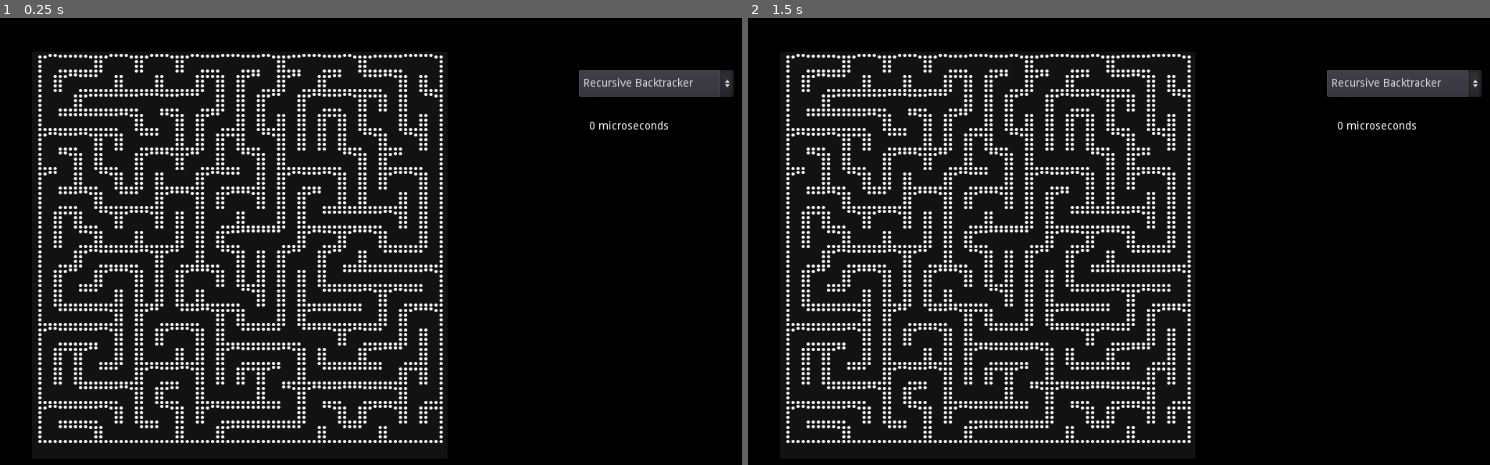
Above: before the commit, frames 1-2 (left to right).
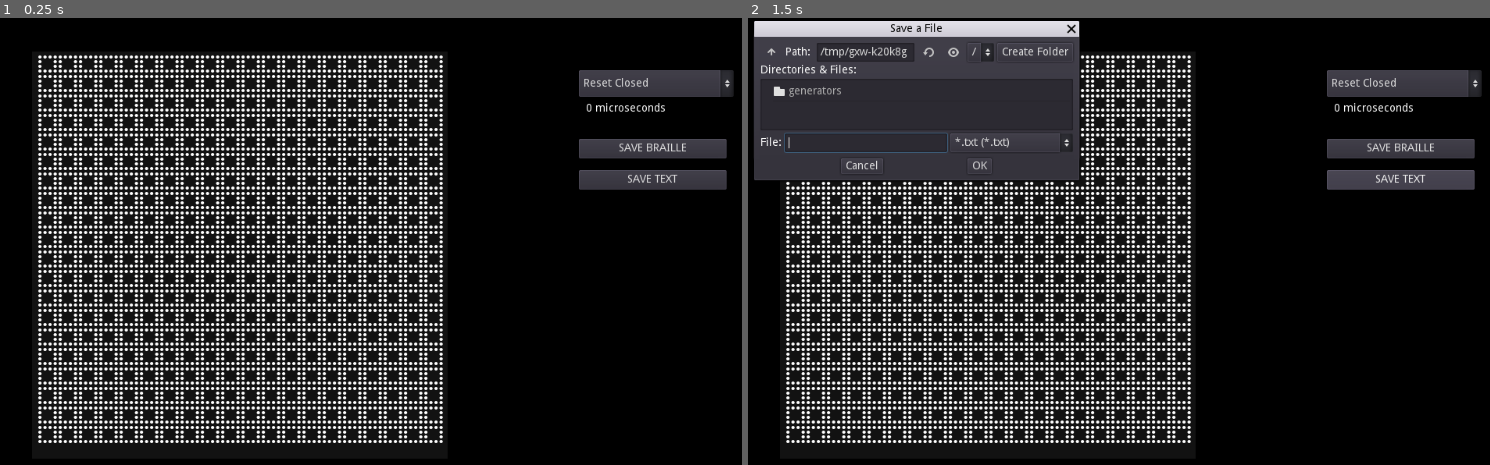
Above: after the commit, the same moments.

Repository: notnullgames/godot-maze
Game: Godot game, scene res://Demo.tscn
Two runs of this game, one before a commit and one after it. Both use one fixed random seed, a clock stepped at 60 frames per second and the inputs below.
Inputs (mouse positions are in pixels of both pictures, inside the frame that each line leads up to):
- Up to frame 1 (0.25 s): no input
- Up to frame 2 (1.5 s): click (1400, 147) at 0.5 s, where only the run after the commit has a clickable "SAVE BRAILLE"; click (1400, 178) at 1.25 s, where only the run after the commit has a clickable "SAVE TEXT"

The runs differ from the first frame. In frame 1, 12% of the frame differs, in the area x 5-98%, y 8-95%; in frame 2, 24%, in the area x 0-98%, y 0-95%.

Commit message:
add save buttons

Diff:
--- a/Demo.tscn
+++ b/Demo.tscn
@@ -44,6 +44,29 @@
 
 func _on_OptionButton_item_selected(index):
 	generate(algo_keys[index])
+
+
+func _on_ButtonBraille_pressed():
+	$FileDialogBraille.popup()
+
+func _on_FileDialogBraille_file_selected(path):
+	var file = File.new()
+	file.open(path, File.WRITE)
+	file.store_string(maze.to_braille())
+	file.close()
+	print(path, \" saved.\")
+
+
+func _on_ButtonText_pressed():
+	$FileDialogText.popup()
+
+func _on_FileDialogText_file_selected(path):
+	var file = File.new()
+	file.open(path, File.WRITE)
+	file.store_string(maze.to_string())
+	file.close()
+	print(path, \" saved.\")
+
 "
 
 [sub_resource type="DynamicFont" id=2]
@@ -86,11 +109,53 @@
 }
 
 [node name="Time" type="Label" parent="."]
-margin_left = 754.399
-margin_top = 132.0
-margin_right = 925.399
-margin_bottom = 146.0
+margin_left = 750.094
+margin_top = 109.039
+margin_right = 921.094
+margin_bottom = 123.039
+__meta__ = {
+"_edit_use_anchors_": false
+}
+
+[node name="FileDialogBraille" type="FileDialog" parent="."]
+margin_right = 416.0
+margin_bottom = 184.0
+rect_min_size = Vector2( 400, 140 )
+access = 2
+filters = PoolStringArray( "*.txt" )
+current_dir = "/Users/konsumer/Documents/Godot/godot-maze"
+current_path = "/Users/konsumer/Documents/Godot/godot-maze/"
+
+[node name="ButtonBraille" type="Button" parent="."]
+margin_left = 740.847
+margin_top = 155.311
+margin_right = 929.847
+margin_bottom = 180.311
+text = "SAVE BRAILLE"
+__meta__ = {
+"_edit_use_anchors_": false
+}
+
+[node name="FileDialogText" type="FileDialog" parent="."]
+margin_right = 416.0
+margin_bottom = 184.0
+rect_min_size = Vector2( 400, 140 )
+access = 2
+filters = PoolStringArray( "*.txt" )
+current_dir = "/Users/konsumer/Documents/Godot/godot-maze"
+current_path = "/Users/konsumer/Documents/Godot/godot-maze/"
+
+[node name="ButtonText" type="Button" parent="."]
+margin_left = 740.847
+margin_top = 195.492
+margin_right = 929.847
+margin_bottom = 220.492
+text = "SAVE TEXT"
 __meta__ = {
 "_edit_use_anchors_": false
 }
 [connection signal="item_selected" from="OptionButton" to="." method="_on_OptionButton_item_selected"]
+[connection signal="file_selected" from="FileDialogBraille" to="." method="_on_FileDialogBraille_file_selected"]
+[connection signal="pressed" from="ButtonBraille" to="." method="_on_ButtonBraille_pressed"]
+[connection signal="file_selected" from="FileDialogText" to="." method="_on_FileDialogText_file_selected"]
+[connection signal="pressed" from="ButtonText" to="." method="_on_ButtonText_pressed"]
--- a/generators/recursive_backtracker.gd
+++ b/generators/recursive_backtracker.gd
@@ -8,7 +8,7 @@
 	var directions = maze.directions_from(position)
 
 	# remove visited
-	for i in range(len(directions)):
+	for i in range(len(directions)-1):
 		# for some reason I need to re-check this here
 		if i < len(directions):
 			var d = directions[i]
Not shown: 1 places in Demo.tscn that only renumber resources
